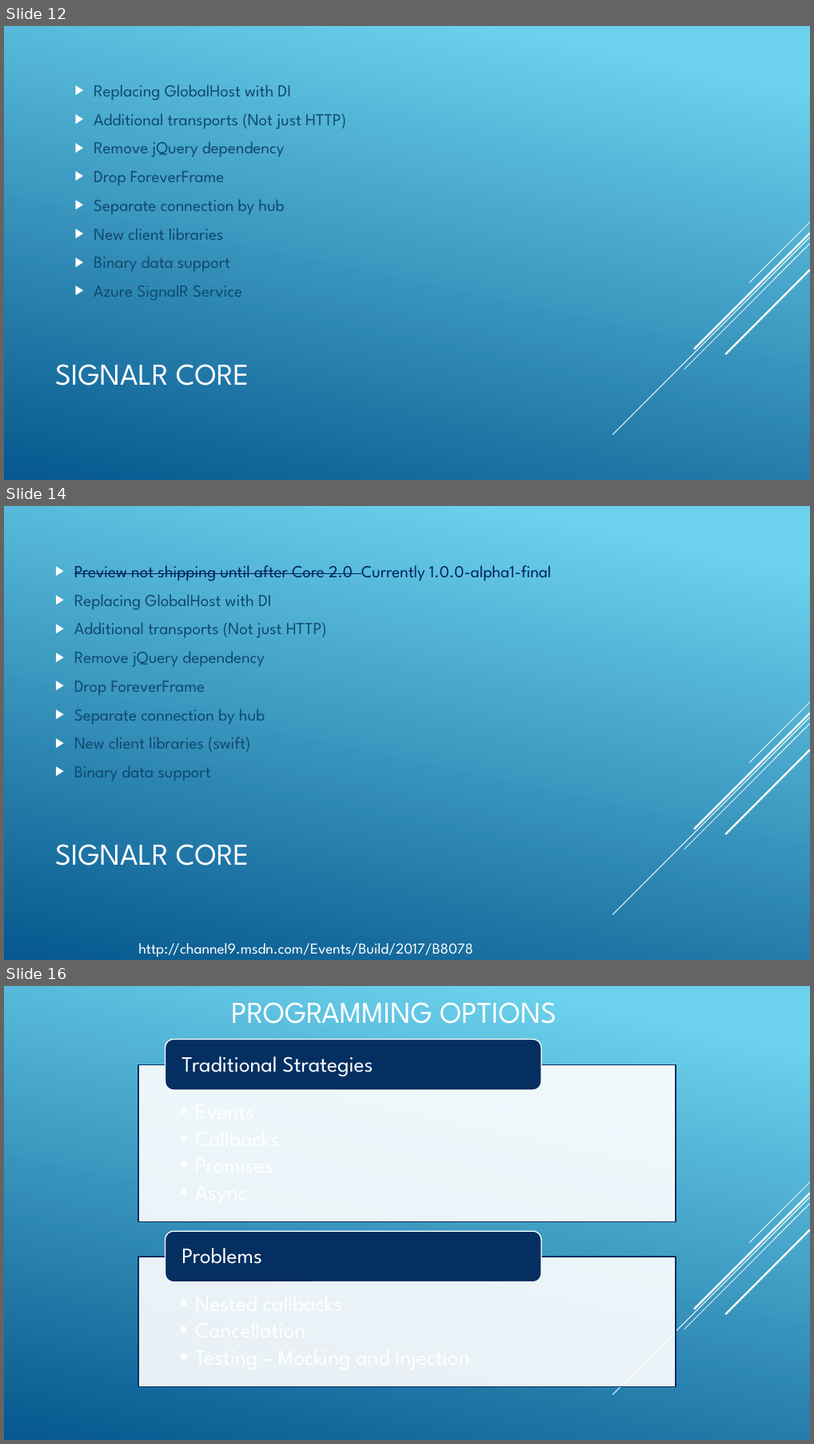
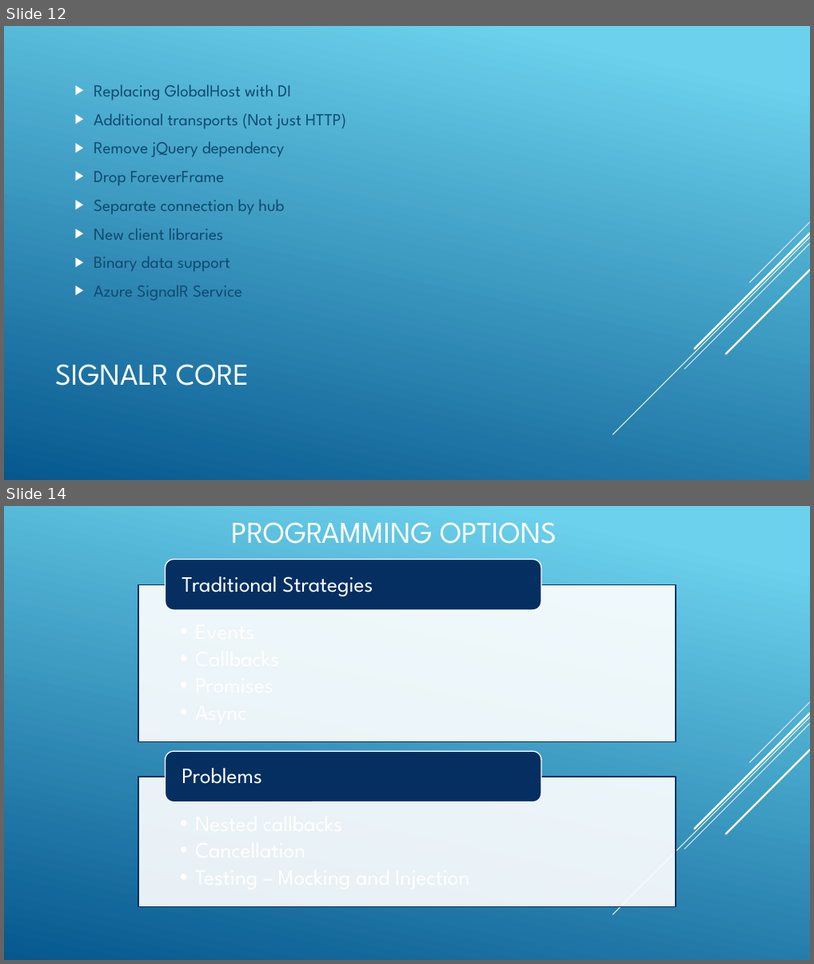
Before and after one commit to jwooley/SignalrRxSamples, a slide deck: Getting Pushy with SignalR and Rx.pptx. Shown one above the other, each under a label of ours: slides 12, 14 and 16 before the commit, slides 12 and 14 after it; the slides between them are not shown. The pictures are 814x1444 and 814x964 pixels, drawn with LibreOffice and Linux fonts; fonts in the diff are those of the drawing. Boxes give left, top, right and bottom in pixels: in the first picture for what was removed or moved away, otherwise in the second. Text is boxed around its words. In the diff, an @@ line names an element or a change of style, - is before the commit and + after.

Commit message:
update slides

```diff
--- a/Getting Pushy with SignalR and Rx.pptx
+++ b/Getting Pushy with SignalR and Rx.pptx
@@ slide 14 removed at (4,506,810,960), background gradient #6ED2EB to #06588E; not listed: 5 template elements that a slide beside it also shows @@
@@ text removed at (74,565,552,780) @@
-▶ Preview not shipping until after Core 2.0 Currently 1.0.0-alpha1-final
-▶ Replacing GlobalHost with DI
-▶ Additional transports (Not just HTTP)
-▶ Remove jQuery dependency
-▶ Drop ForeverFrame
-▶ Separate connection by hub
-▶ New client libraries (swift)
-▶ Binary data support
@@ title removed at (55,844,250,865) @@
-SIGNALR CORE
@@ text removed at (138,943,474,956) @@
-http://channel9.msdn.com/Events/Build/2017/B8078
@@ what was slide 16 is now slide 14 @@
```
Also in this commit, not shown: 1 slide changed, 1 other slide removed.
